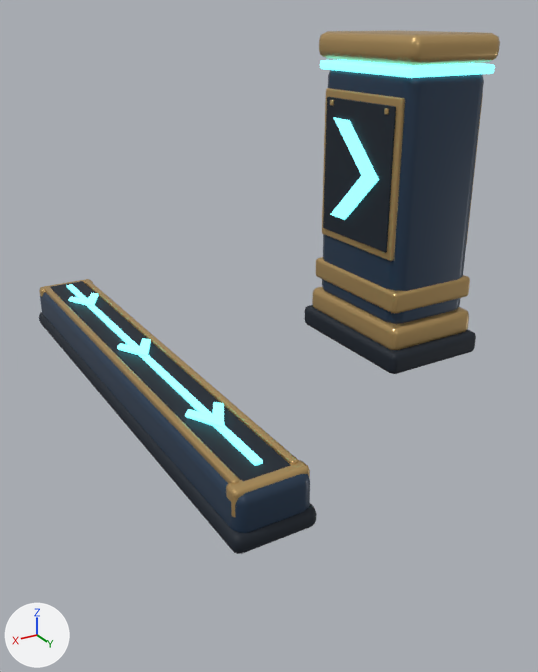
The Blender file art/lumo_kart/blender/details/lumo_guide_details_2023.blend, before and after one commit.
Camera for both pictures: a 50 mm camera at (1.66, 2.46, 1.38) aimed at (0.23, 0.08, 0.19). The axes (+X, +Y, +Z) are drawn at lower left. The lights are the same throughout. The first picture is the older version.

Objects in the first picture: 'Beacon_CraftedBody', 'Beacon_Crown', 'Beacon_CrownSignal', 'Beacon_Foot', 'Beacon_LowerCollar', 'Beacon_Plinth', 'Beacon_SignFrame_1', 'Beacon_SignRecess_1', 'Ribbon_ContactShoe', 'Ribbon_Recess', 'Ribbon_Rim_1', 'Ribbon_ShoulderBody' and 9 more.
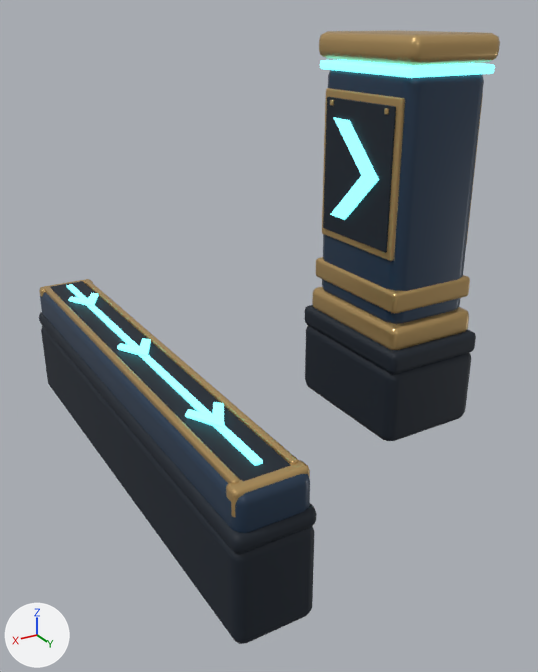
Pixel boxes [x1, y1, x2, y2] of what changed, in the pictures (538 x 672 px):
'Ribbon_ShoulderFoundation', added (black)
    after: [41, 326, 315, 644]
'Beacon_ShoulderFoundation', added (black)
    after: [305, 325, 471, 441]

Edits to the bpy script that builds the scene:
```text
Add me_cube_056_1:
    me_cube_056_1.from_pydata(...)  # 56 vertices, 54 faces; spans x -0.14..0.14, y -1.0..1.0, z -0.18..0.18
    me_cube_056_1.materials.append(mat_guide_inset)  # black #101c29
Add me_cube_1:
    me_cube_1.from_pydata(...)  # 56 vertices, 54 faces; spans x -0.24..0.24, y -0.34..0.34, z -0.178..0.178
    me_cube_1.materials.append(mat_guide_inset)  # black #101c29
Add ob_ribbon_shoulderfoundation:
    ob_ribbon_shoulderfoundation = bpy.data.objects.new('Ribbon_ShoulderFoundation', me_cube_056_1)
    ob_ribbon_shoulderfoundation.location = (0.75, 0.0, -0.163)
Add ob_beacon_shoulderfoundation:
    ob_beacon_shoulderfoundation = bpy.data.objects.new('Beacon_ShoulderFoundation', me_cube_1)
    ob_beacon_shoulderfoundation.location = (-0.45, 0.0, -0.163)
```
